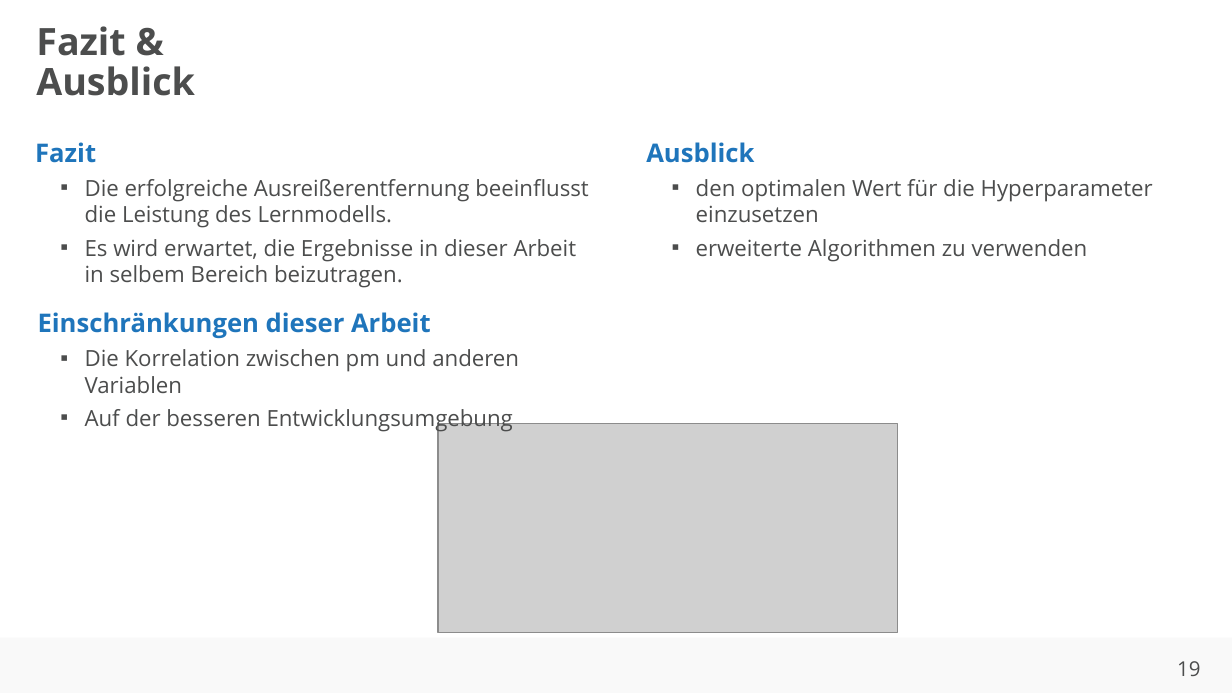
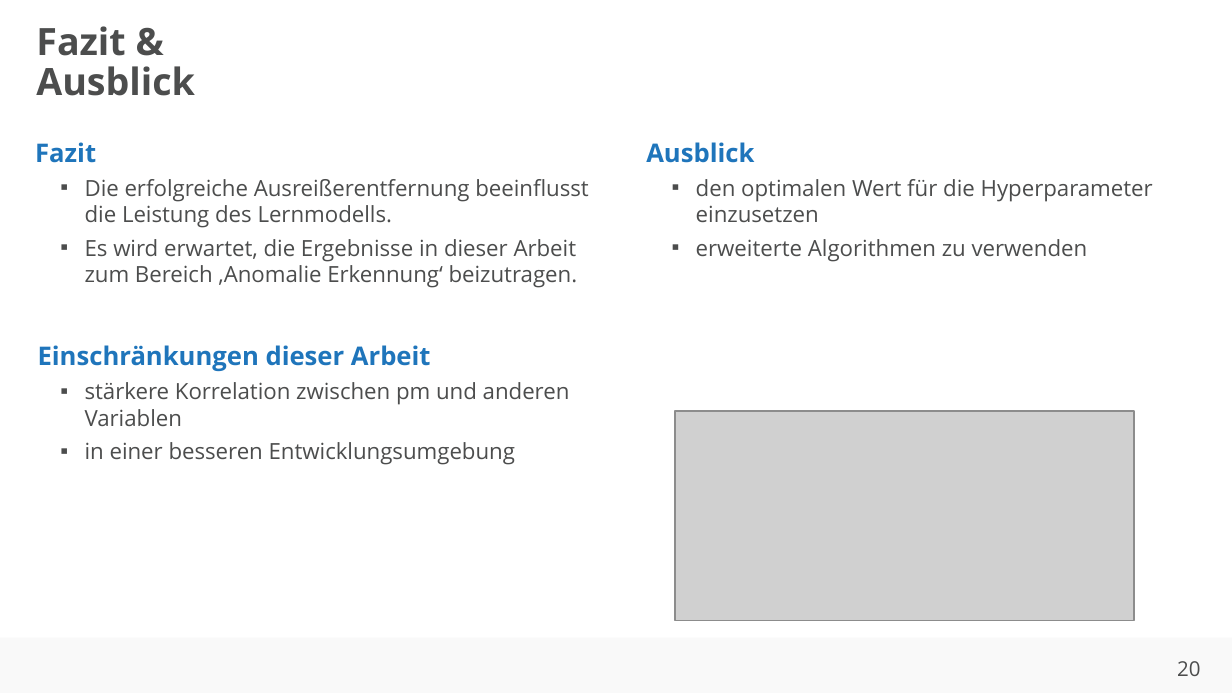
Before and after one commit to ahndavin/Abschlussarbeit_Bachelor, a slide deck: slide 20 of Kolloquium/Kolloquium.pptx (slide 19 before the commit). Drawn at 1232x693 pixels with LibreOffice and Linux fonts; fonts in the diff are those of the drawing; grey boxes stand for pictures; background and template pictures are left out. Boxes give left, top, right and bottom in pixels: in the first picture for what was removed or moved away, otherwise in the second. Text is boxed around its words. In the diff, an @@ line names an element or a change of style, - is before the commit and + after.

```diff
--- a/Kolloquium/Kolloquium.pptx
+++ b/Kolloquium/Kolloquium.pptx
@@ text at (x1=85, y1=239, x2=578, y2=288): text changed @@
-  ▪ Es wird erwartet, die Ergebnisse in dieser Arbeit in selbem Bereich beizutragen.
+  ▪ Es wird erwartet, die Ergebnisse in dieser Arbeit zum Bereich ‚Anomalie Erkennung‘ beizutragen.
@@ text at (x1=85, y1=382, x2=570, y2=465): text changed @@
-  ▪ Die Korrelation zwischen pm und anderen Variablen
-  ▪ Auf der besseren Entwicklungsumgebung
+  ▪ stärkere Korrelation zwischen pm und anderen Variablen
+  ▪ in einer besseren Entwicklungsumgebung
@@ picture moved from (x1=439, y1=424, x2=898, y2=633) to (x1=675, y1=411, x2=1135, y2=621) @@
@@ page number at (x1=1177, y1=661, x2=1200, y2=676): text changed @@
-19
+20
```
Also in this commit, not shown: 7 other slides changed, 1 slide added.
